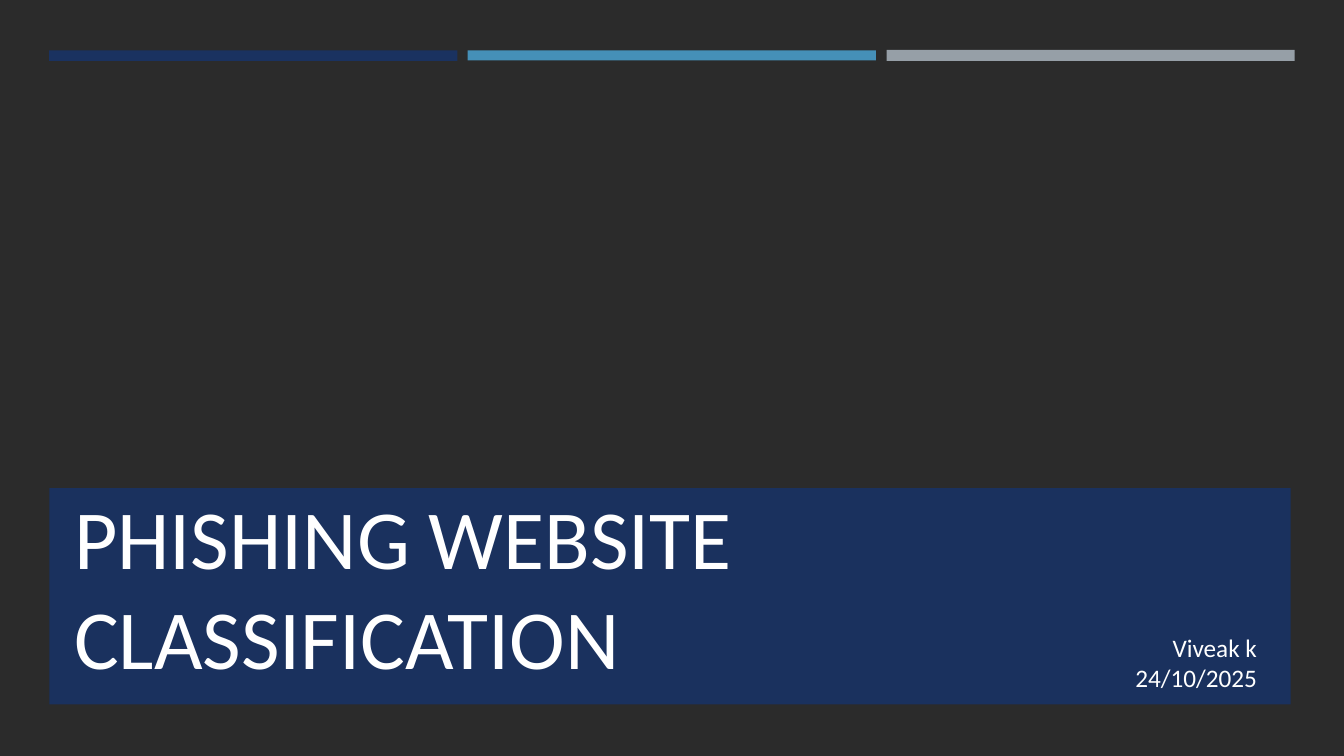
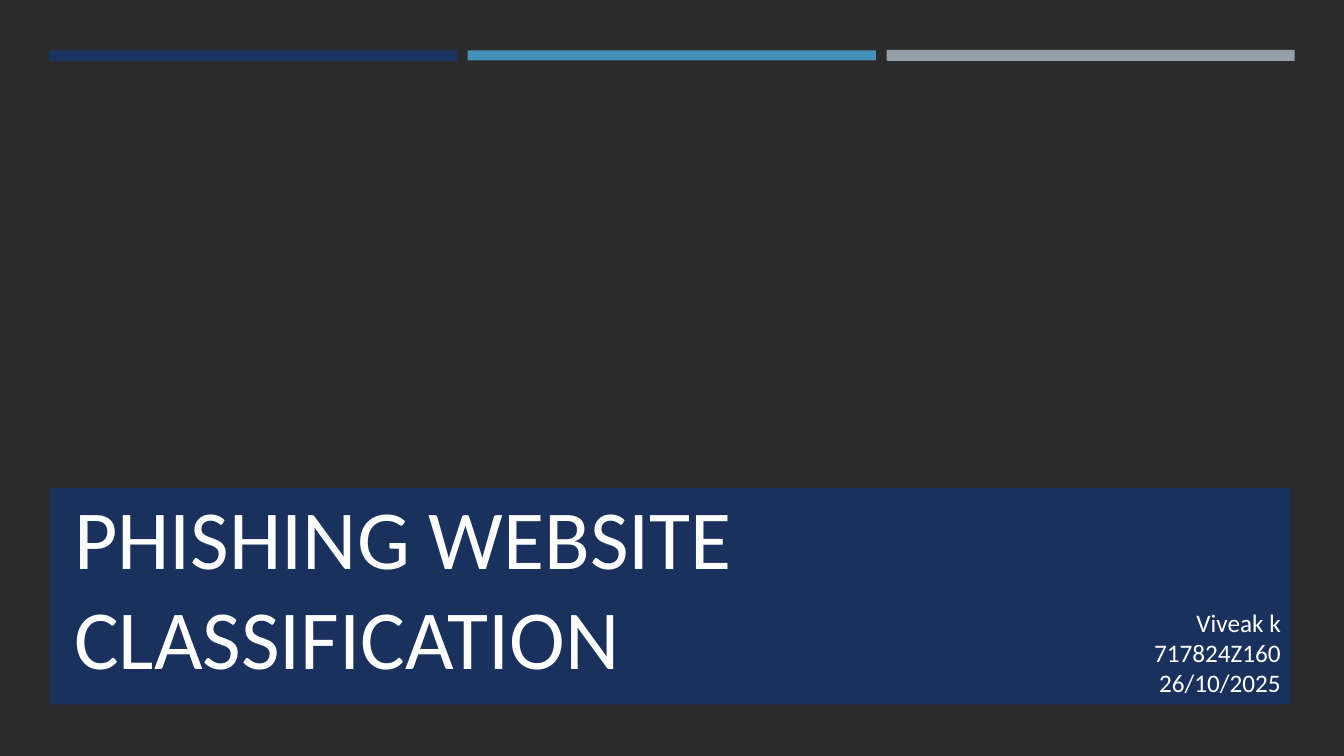
Before and after one commit to HYPER-VIVEAK/R-mini_project, a slide deck: slide 1 of ppt.pptx. Drawn at 1344x756 pixels with LibreOffice and Linux fonts; fonts in the diff are those of the drawing; background and template pictures are left out; a plain dark background stands for a picture behind light text. Boxes give left, top, right and bottom in pixels: in the first picture for what was removed or moved away, otherwise in the second. Text is boxed around its words. In the diff, an @@ line names an element or a change of style, - is before the commit and + after.

Commit message:
final

```diff
--- a/ppt.pptx
+++ b/ppt.pptx
@@ text at [1154,614,1281,693]: text changed @@
-Viveak k
-24/10/2025
+Viveak k
+717824Z160
+26/10/2025
```
Also in this commit, not shown: 1 other slide changed.
